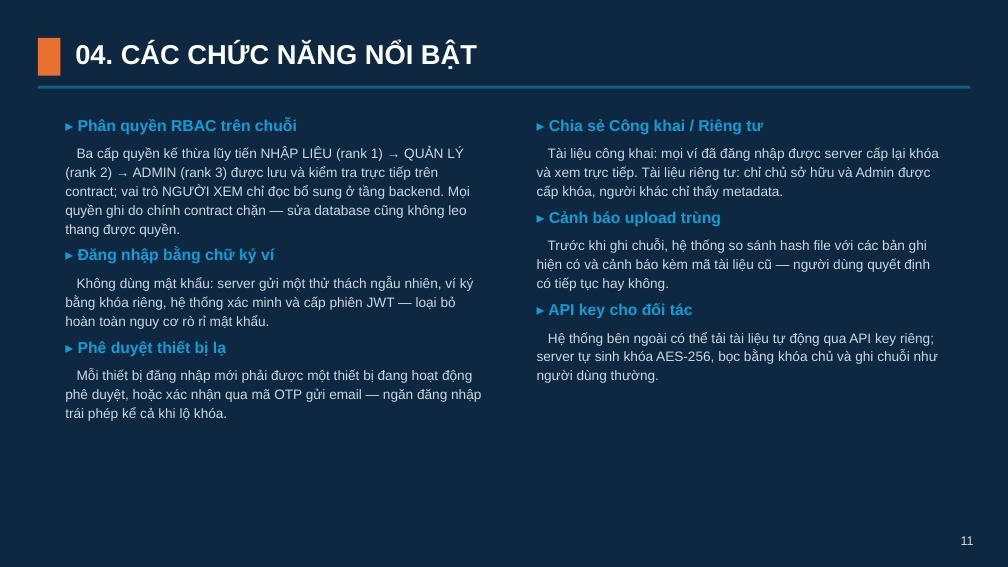
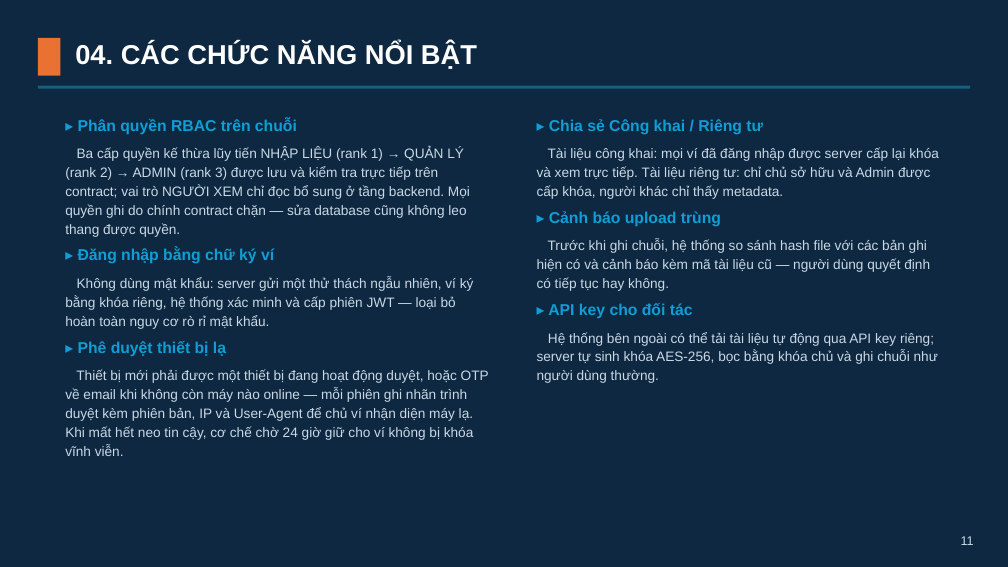
Before and after one commit to lelinh45/DATNLELINH, a slide deck: slide 11 of LeHongLinh_Slides.pptx. Drawn at 1008x567 pixels with LibreOffice and Linux fonts; fonts in the diff are those of the drawing. Boxes give left, top, right and bottom in pixels: in the first picture for what was removed or moved away, otherwise in the second. Text is boxed around its words. In the diff, an @@ line names an element or a change of style, - is before the commit and + after.

```diff
--- a/LeHongLinh_Slides.pptx
+++ b/LeHongLinh_Slides.pptx
@@ text at <box>65,369,489,456</box>: text changed @@
-Mỗi thiết bị đăng nhập mới phải được một thiết bị đang hoạt động phê duyệt, hoặc xác nhận qua mã OTP gửi email — ngăn đăng nhập trái phép kể cả khi lộ khóa.
+Thiết bị mới phải được một thiết bị đang hoạt động duyệt, hoặc OTP về email khi không còn máy nào online — mỗi phiên ghi nhãn trình duyệt kèm phiên bản, IP và User-Agent để chủ ví nhận diện máy lạ. Khi mất hết neo tin cậy, cơ chế chờ 24 giờ giữ cho ví không bị khóa vĩnh viễn.
```
Also in this commit, not shown: 2 other slides changed, 2 other files.
